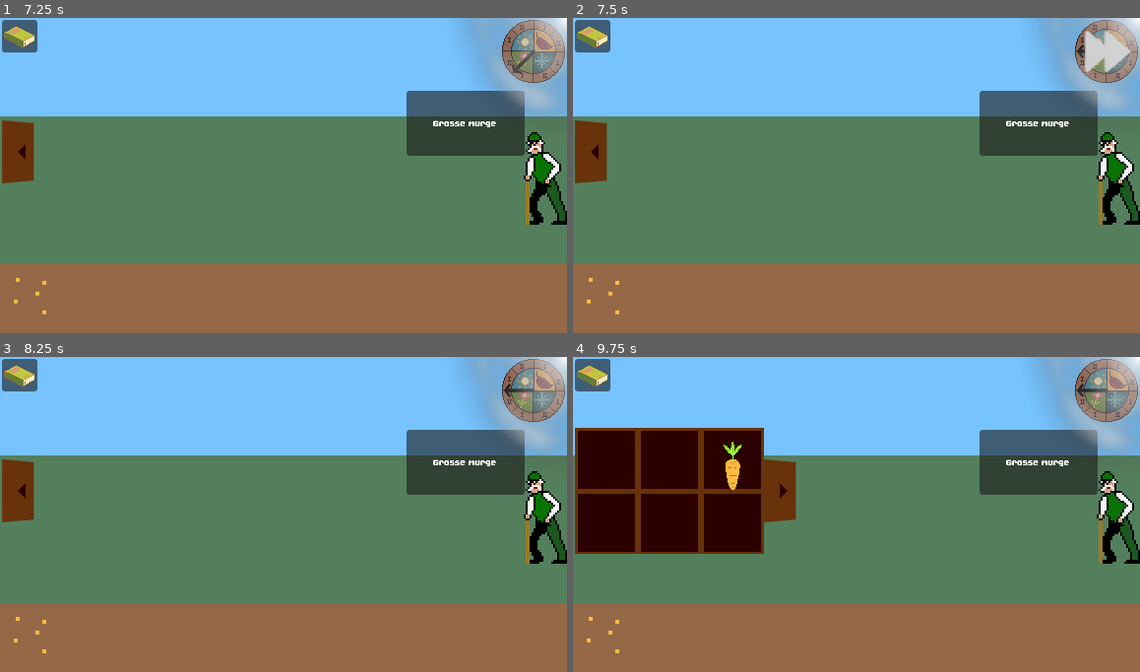
Above: before the commit, frames 1-4 (two rows, left to right).
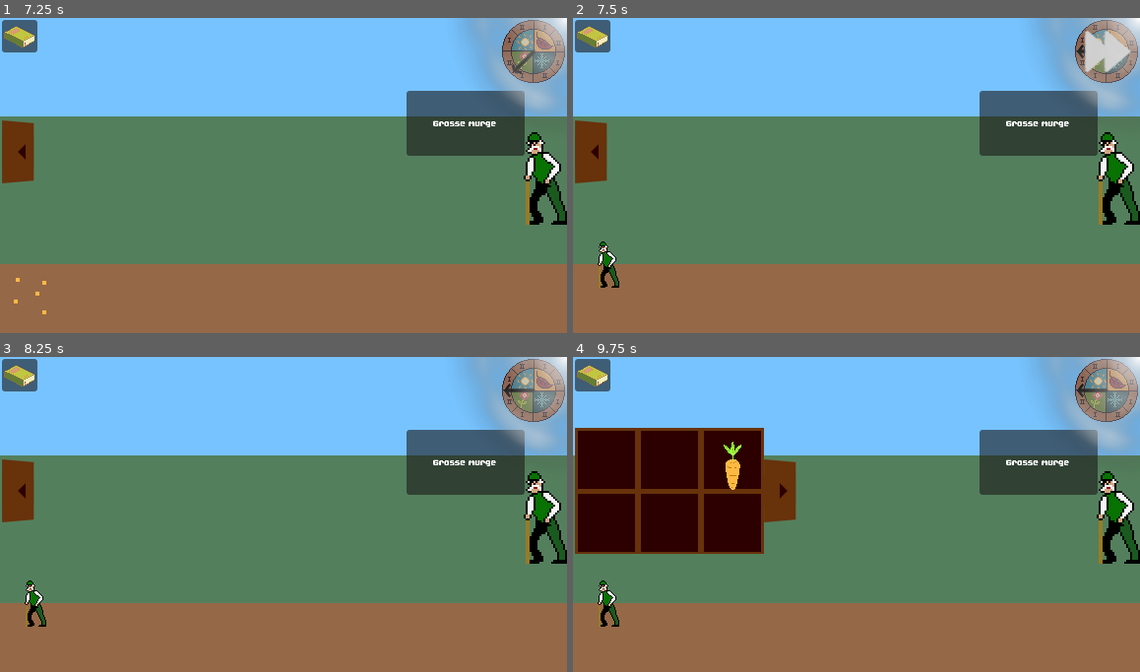
Above: after the commit, the same moments.

Repository: JustAlternate/Regenerative_Game_Jam
Game: Godot game, scene res://Scenes/menu.tscn
Two runs of this game, one before a commit and one after it. Both use one fixed random seed, a clock stepped at 60 frames per second and the inputs below. The engine's default icon, where the game draws it, is replaced by a stand-in: a white triangle on a blue panel in a dark square.
Inputs (mouse positions are in pixels of both pictures, inside the frame that each line leads up to):
- Up to frame 1 (7.25 s): click "Play" at 0.5 s; click "Play" at 1.25 s; click (34, 270) at 2.02 s; click (34, 153) at 2.75 s; click (158, 121) at 3.5 s; click (532, 52) at 4.25 s; click (34, 270) at 5.02 s; click (158, 121) at 5.75 s; click (221, 153) at 6.5 s
- Up to frame 2 (7.5 s): click (1105, 52) at 7.25 s
- Up to frame 3 (8.25 s): click "Play" at 8 s
- Up to frame 4 (9.75 s): click (607, 609) at 8.77 s; click (607, 492) at 9.5 s

Frame 1 is identical in both runs. In frame 2, 0.4% of the frame differs, in the area x 2-9%, y 70-95%; in frame 3, 0.4%; in frame 4, 0.4%.
Error before the commit: Invalid call to function 'next_quarter_of_season' in base 'Node2D (plante.gd)'. Expected 1 arguments. (res://Scripts/Game.gd:22)

Commit message:
ça marche la ?

Diff:
--- a/Scripts/Game.gd
+++ b/Scripts/Game.gd
@@ -19,4 +19,4 @@
 
 	# Updating every plants
 	for i in range(8):
-		$plant_spot_container.get_child(i).get_node("plant").next_quarter_of_season()
+		$plant_spot_container.get_child(i).get_node("plant").next_quarter_of_season(new_phase)
